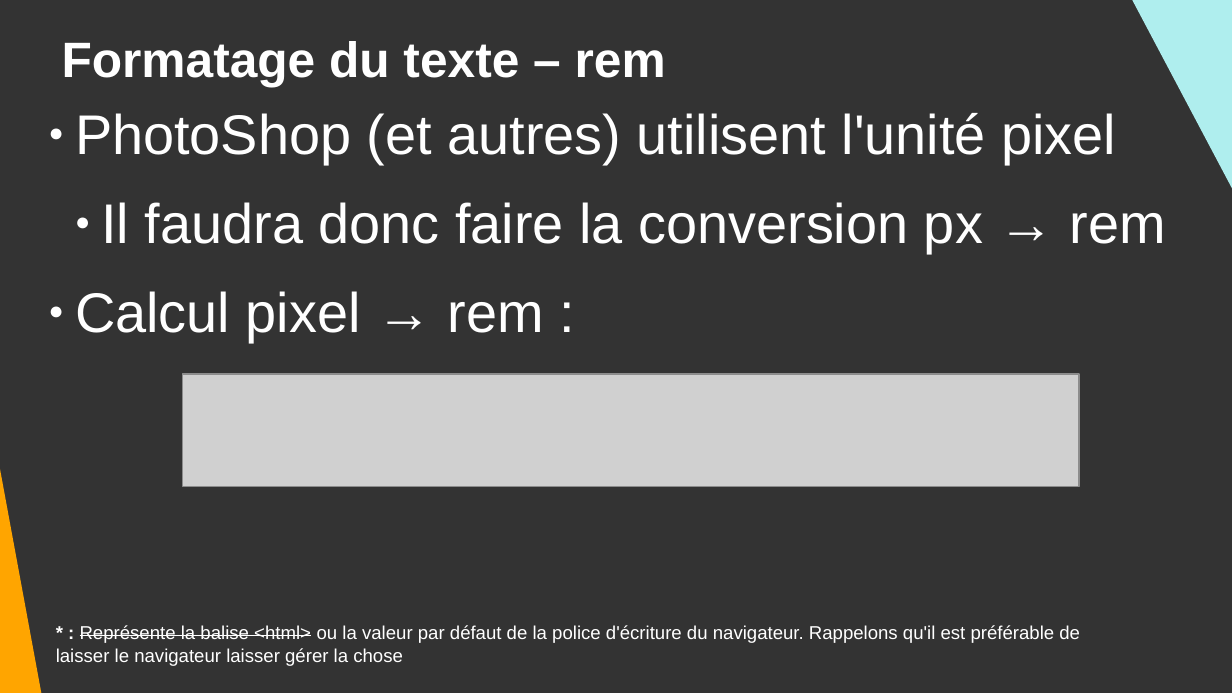
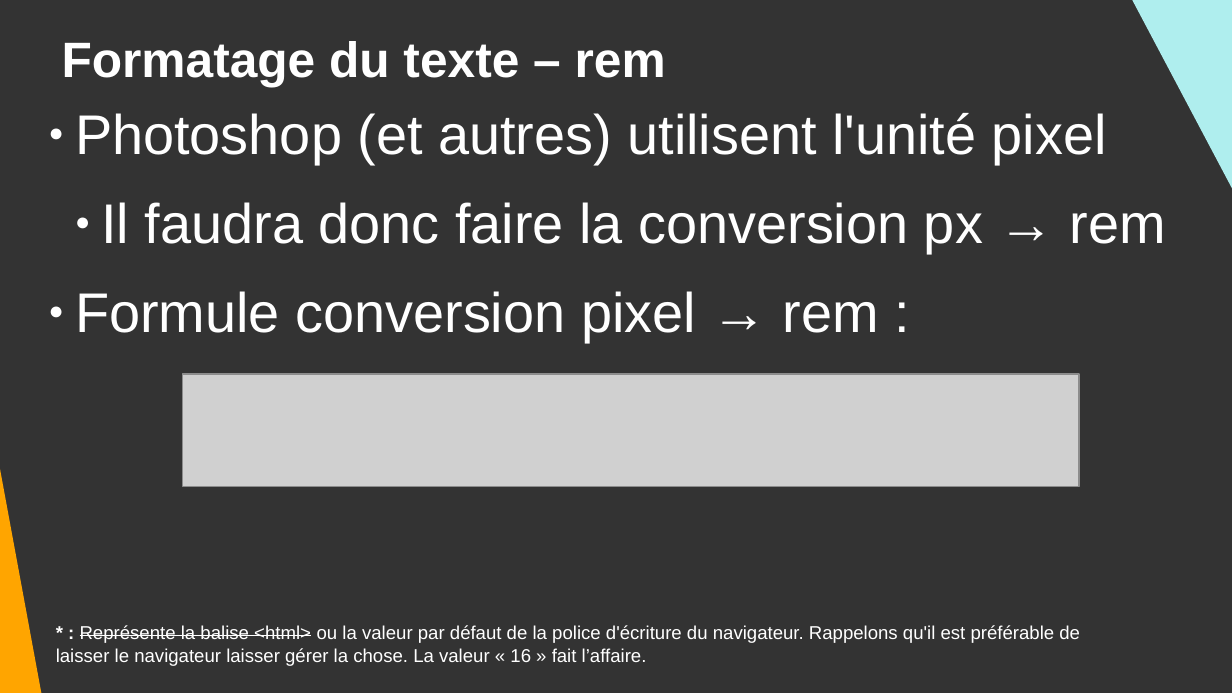
Before and after one commit to DanYellow/cours, a slide deck: slide 26 of integration-web-s1/travaux-pratiques/numero-4/presentation.odp (slide 25 before the commit). Drawn at 1232x693 pixels with LibreOffice and Linux fonts; fonts in the diff are those of the drawing; grey boxes stand for pictures. Boxes give left, top, right and bottom in pixels: in the first picture for what was removed or moved away, otherwise in the second. Text is boxed around its words. In the diff, an @@ line names an element or a change of style, - is before the commit and + after.

```diff
--- a/integration-web-s1/travaux-pratiques/numero-4/presentation.odp
+++ b/integration-web-s1/travaux-pratiques/numero-4/presentation.odp
@@ subtitle at (75, 113, 1107, 164): text changed @@
-● PhotoShop (et autres) utilisent l'unité pixel
+● Photoshop (et autres) utilisent l'unité pixel
@@ subtitle at (75, 291, 879, 342): text changed @@
-● Calcul pixel → rem :
+● Formule conversion pixel → rem :
@@ text at (56, 625, 1080, 666): text changed @@
-* : Représente la balise <html> ou la valeur par défaut de la police d'écriture du navigateur. Rappelons qu'il est préférable de laisser le navigateur laisser gérer la chose
+* : Représente la balise <html> ou la valeur par défaut de la police d'écriture du navigateur. Rappelons qu'il est préférable de laisser le navigateur laisser gérer la chose. La valeur « 16 » fait l’affaire.
```
Also in this commit, not shown: 29 other slides changed, 1 slide added, 13 other files.
